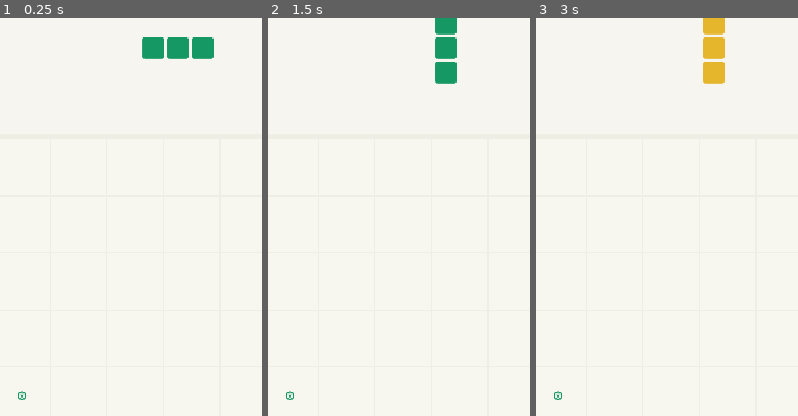
Above: before the commit, frames 1-3 (left to right).
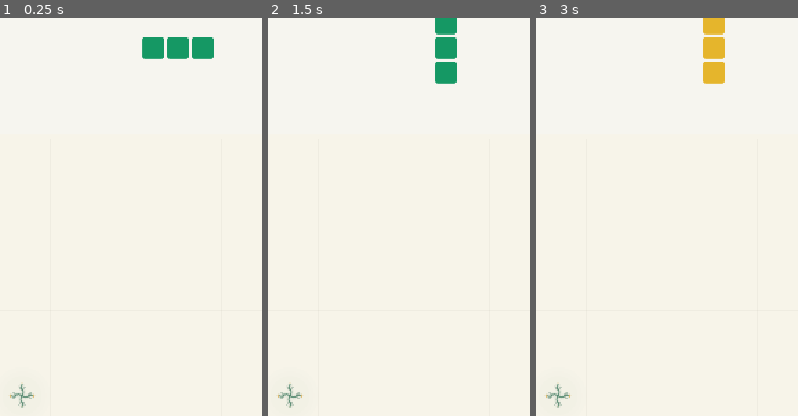
Above: after the commit, the same moments.

Repository: Shine-game/Tiles
Game: Godot game, scene res://main.tscn
Two runs of this game, one before a commit and one after it. Both use one fixed random seed, a clock stepped at 60 frames per second and the inputs below.
Inputs (mouse positions are % of the whole screen's width and height, from its top left):
- Up to frame 1 (0.25 s): no input
- Up to frame 2 (1.5 s): click "↻" at 0.5 s; click "Flip" at 1.25 s
- Up to frame 3 (3 s): click (62, 90) at 2.02 s; click (87, 90) at 2.77 s
The pictures show only the part of the screen within x 46-96%, y 2-52%; the shares and areas given below are measured in that part.

The runs differ from the first frame. In frame 1, 0.2% of the frame differs, in the area x 3-14%, y 91-98%; in frame 2, 0.2%; in frame 3, 0.2%.

Commit message:
Grow directional watercolor leaves and supported botanical blooms

Diff:
--- a/scripts/board_view.gd
+++ b/scripts/board_view.gd
@@ -3,6 +3,7 @@
 
 signal growth_finished
 const Palette = preload("res://scripts/palette.gd")
+const Brush = preload("res://scripts/botanical_brush.gd")
 const Growth = preload("res://scripts/growth.gd")
 var board: Array = []
 var pattern = Growth.new()
@@ -10,15 +11,18 @@
 var growing := false
 var field := Rect2()
 var pitch := 1.0
+var direction_by_edge: Dictionary = {}
+var leaf_texture: Texture2D = Brush.leaf()
 
 func _ready() -> void:
 	mouse_filter = Control.MOUSE_FILTER_IGNORE
 	resized.connect(queue_redraw)
 	set_process(false)
 
-func show_settled(grid: Array) -> void:
+func show_settled(grid: Array, preserve_direction: bool = false) -> void:
 	board = grid
 	pattern.build(grid, grid)
+	_adopt_directions(preserve_direction)
 	clock = 0
 	growing = false
 	set_process(false)
@@ -31,6 +35,7 @@
 func animate_growth(before: Array, after: Array) -> void:
 	board = after
 	pattern.build(before, after)
+	_adopt_directions(true)
 	clock = 0
 	growing = pattern.duration > 0
 	set_process(growing)
@@ -63,98 +68,182 @@
 	var t: float = clampf(progress, 0, 1)
 	return smoothstep(0, 1, t) + sin(t * PI) * 0.15
 
+func _adopt_directions(preserve: bool) -> void:
+	var retained: Dictionary = {}
+	for edge: Dictionary in pattern.edges:
+		var key: Vector4i = Growth.edge_key(edge.a, edge.b)
+		if preserve and edge.old and direction_by_edge.has(key) and direction_by_edge[key].color == edge.color:
+			edge.flow = direction_by_edge[key].flow
+		retained[key] = {"color": edge.color, "flow": edge.flow}
+	direction_by_edge = retained
+
 func _draw() -> void:
 	if board.is_empty():
 		return
 	update_geometry()
 	var frame := StyleBoxFlat.new()
-	frame.bg_color = Color("eeeee5")
+	frame.bg_color = Color("f7f4e9")
 	frame.set_corner_radius_all(10)
 	draw_style_box(frame, field)
-	# Occupancy stays logical: positioned squares give way to open floor.
-	for y in range(board.size()):
-		for x in range(board.size()):
-			var rect := Rect2(_point(Vector2(x, y)), Vector2.ONE * (pitch - 2))
-			draw_rect(rect, Color("f8f7ef"))
+	# Whisper-faint guides preserve placement legibility without enclosing the art.
+	for i in range(1, board.size()):
+		var ink := Color(0.5, 0.48, 0.39, 0.065)
+		draw_line(_point(Vector2(i, 0)), _point(Vector2(i, board.size())), ink, 0.6)
+		draw_line(_point(Vector2(0, i)), _point(Vector2(board.size(), i)), ink, 0.6)
+	for cell: Vector2i in pattern.arrivals:
+		var scale: float = pop((clock - float(pattern.arrivals[cell])) / Growth.CENTER_POP)
+		if scale > 0:
+			var center := _point(Vector2(cell) + Vector2(0.5, 0.5))
+			var pigment: Color = Palette.pigment(board[cell.y][cell.x])
+			for layer in range(3):
+				draw_circle(center, pitch * (0.34 + layer * 0.08), Color(pigment, 0.012 * scale), true, -1, true)
 	for edge: Dictionary in pattern.edges:
 		_draw_edge(edge)
 	for link: Dictionary in pattern.links:
 		_draw_link(link)
 	for cell: Vector2i in pattern.arrivals:
-		var scale: float = pop((clock - float(pattern.arrivals[cell])) / Growth.CENTER_POP)
-		if scale > 0:
-			var center := _point(Vector2(cell) + Vector2(0.5, 0.5))
-			var color: Color = Palette.tile(board[cell.y][cell.x])
-			draw_arc(center, pitch * 0.065 * scale, 0, TAU, 24, color, maxf(1, pitch * 0.024), true)
-			draw_circle(center, pitch * 0.023 * scale, color, true, -1, true)
+		_draw_holding_motif(cell)
 	for corner: Vector2i in pattern.flowers:
 		_draw_flower(corner, pattern.flowers[corner])
 
-func _vine(a: Vector2, b: Vector2, start: float, end: float, ink: Color, wave: float) -> void:
+func _port_tangent(cell: Vector2i, neighbor: Vector2i) -> Vector2:
+	var direction := Vector2(neighbor - cell)
+	var connected: Array = []
+	for offset: Vector2i in Growth.DIRECTIONS:
+		if Growth.value(board, cell + offset) == Growth.value(board, cell):
+			connected.append(Vector2(offset))
+	if connected.size() == 2 and is_zero_approx(connected[0].dot(connected[1])):
+		var other: Vector2 = connected[1] if connected[0] == direction else connected[0]
+		return (direction - other).normalized()
+	return direction
+
+func _curve(a: Vector2, b: Vector2, tangent_a: Vector2 = Vector2.ZERO, tangent_b: Vector2 = Vector2.ZERO) -> Dictionary:
+	var length: float = a.distance_to(b)
+	var direction: Vector2 = (b - a).normalized()
+	return {"a": a, "b": b, "ca": a + (direction if tangent_a == Vector2.ZERO else tangent_a) * length * 0.34, "cb": b + (-direction if tangent_b == Vector2.ZERO else tangent_b) * length * 0.34}
+
+func _curve_point(curve: Dictionary, t: float, wave: float = 0) -> Vector2:
+	var one: float = 1 - t
+	var base: Vector2 = one * one * one * curve.a + 3 * one * one * t * curve.ca + 3 * one * t * t * curve.cb + t * t * t * curve.b
+	var delta: Vector2 = curve.b - curve.a
+	var normal := Vector2(-delta.y, delta.x).normalized()
+	var curl: float = sin(t * TAU) * sin(t * PI) * pitch * 0.018
+	var ripple: float = sin(t * TAU + clock * 11) * sin(t * PI) * pitch * 0.025 * wave
+	return base + normal * (curl + ripple)
+
+func _curve_tangent(curve: Dictionary, t: float) -> Vector2:
+	return (_curve_point(curve, minf(1, t + 0.005)) - _curve_point(curve, maxf(0, t - 0.005))).normalized()
+
+func _vine(curve: Dictionary, start: float, end: float, ink: Color, wave: float) -> void:
 	if end <= start:
 		return
 	var points := PackedVector2Array()
-	var direction := b - a
-	var normal := Vector2(-direction.y, direction.x).normalized()
-	for i in range(17):
-		var t: float = lerpf(start, end, i / 16.0)
-		var displacement: float = sin(t * TAU + clock * 11) * sin(t * PI) * pitch * 0.035 * wave
-		points.append(a.lerp(b, t) + normal * displacement)
-	draw_polyline(points, ink, maxf(1.2, pitch * 0.035), true)
+	for i in range(21):
+		points.append(_curve_point(curve, lerpf(start, end, i / 20.0), wave))
+	draw_polyline(points, Color(ink, 0.07), maxf(2, pitch * 0.085), true)
+	draw_polyline(points, Color(ink, 0.27), maxf(1.2, pitch * 0.038), true)
+	draw_polyline(points, Color(ink, 0.88), maxf(0.65, pitch * 0.018), true)
+
+func _paint_leaf(root: Vector2, direction: Vector2, length: float, width: float, ink: Color, scale: float = 1) -> void:
+	if length * scale < 0.6 or width * scale < 0.4:
+		return
+	# The watercolor texture's veins run root-to-tip, not in screen coordinates.
+	draw_set_transform(root, direction.angle(), Vector2.ONE)
+	draw_texture_rect(leaf_texture, Rect2(0, -width * scale / 2, length * scale, width * scale), false, ink)
+	draw_set_transform(Vector2.ZERO, 0, Vector2.ONE)
 
 func _draw_edge(edge: Dictionary) -> void:
 	var a := _point(Vector2(edge.a) + Vector2(0.5, 0.5))
 	var b := _point(Vector2(edge.b) + Vector2(0.5, 0.5))
-	var ink: Color = Palette.tile(edge.color)
+	var curve: Dictionary = _curve(a, b, _port_tangent(edge.a, edge.b), _port_tangent(edge.b, edge.a))
+	var ink: Color = Palette.pigment(edge.color)
 	var left: float = 1 if edge.old else clampf((clock - edge.start_a) / Growth.STEP, 0, 1)
 	var right: float = 1 if edge.old else clampf((clock - edge.start_b) / Growth.STEP, 0, 1)
 	var wave: float = 0 if edge.old else 1 - smoothstep(edge.finish, edge.finish + Growth.RIPPLE, clock)
 	if left + right >= 1:
-		_vine(a, b, 0, 1, ink, wave)
+		_vine(curve, 0, 1, ink, wave)
 	else:
-		_vine(a, b, 0, left, ink, wave)
-		_vine(a, b, 1 - right, 1, ink, wave)
+		_vine(curve, 0, left, ink, wave)
+		_vine(curve, 1 - right, 1, ink, wave)
+	for sprout: Dictionary in Growth.leaf_sprouts(edge):
+		var scale: float = pop((clock - sprout.start) / Growth.LEAF_POP)
+		if scale <= 0:
+			continue
+		var tangent: Vector2 = _curve_tangent(curve, sprout.fraction) * sprout.direction
+		var normal: Vector2 = Vector2(-tangent.y, tangent.x) * float(sprout.side)
+		var direction: Vector2 = (tangent * 0.86 + normal * 0.75).normalized()
+		_paint_leaf(_curve_point(curve, sprout.fraction), direction, pitch * 0.28, pitch * 0.13, Color(ink.lightened(0.12), 0.85), scale)
 	if not edge.old:
 		var t: float = (clock - edge.finish) / Growth.STAR_POP
 		if t > 0 and t < 1:
-			_star(a.lerp(b, 0.5) + Vector2(0, -pitch * 0.09 * t), pitch * 0.07 * sin(PI * t), Color(Palette.accent(edge.color), 1 - t))
+			_star(_curve_point(curve, 0.5) + Vector2(0, -pitch * 0.09 * t), pitch * 0.065 * sin(PI * t), Color(Palette.blossom(edge.color), 1 - t))
+
+func _draw_holding_motif(cell: Vector2i) -> void:
+	var scale: float = minf(1, pop((clock - float(pattern.arrivals[cell])) / Growth.CENTER_POP))
+	if scale <= 0:
+		return
+	var center := _point(Vector2(cell) + Vector2(0.5, 0.5))
+	var ink: Color = Palette.pigment(board[cell.y][cell.x])
+	var accent: Color = Palette.blossom(board[cell.y][cell.x])
+	# Four delicate star-tipped shoots replace the old pin-joint circle.
+	for vector: Vector2i in Growth.DIRECTIONS:
+		var direction := Vector2(vector)
+		var normal := Vector2(-direction.y, direction.x)
+		var tip: Vector2 = center + direction * pitch * 0.205 * scale
+		var curve: Dictionary = _curve(center, tip, direction + normal * 0.3, -direction)
+		_vine(curve, 0, 1, Color(ink, 0.65), 0)
+		for side: float in [-1.0, 1.0]:
+			var root: Vector2 = center + direction * pitch * 0.09 * scale
+			_paint_leaf(root, (direction + normal * side * 0.75).normalized(), pitch * 0.105, pitch * 0.052, Color(ink, 0.72), scale)
+		_star(tip, pitch * 0.031 * scale, Color(accent, 0.9))
+	draw_circle(center, maxf(0.5, pitch * 0.014 * scale), Color(ink, 0.75), true, -1, true)
 
 func _draw_link(link: Dictionary) -> void:
 	var a := _point(Vector2(link.a))
 	var b := _point(Vector2(link.b))
+	var curve: Dictionary = _curve(a, b)
 	var t: float = 1 if link.old else clampf((clock - link.start) / Growth.LINK_GROW, 0, 1)
-	_vine(a, b, 0, t, Palette.tile(link.color), 0 if link.old else 1 - t)
+	_vine(curve, 0, t, Palette.pigment(link.color), 0 if link.old else 1 - t)
 	for fraction: float in [0.25, 0.5, 0.75]:
 		var scale: float = 1 if link.old else pop((clock - link.start - fraction * Growth.LINK_GROW) / Growth.STAR_POP)
 		if scale > 0:
-			_star(a.lerp(b, fraction), pitch * 0.055 * scale, Palette.accent(link.color))
+			_star(_curve_point(curve, fraction), pitch * 0.045 * scale, Palette.blossom(link.color))
 
 func _star(center: Vector2, radius: float, ink: Color) -> void:
-	# Subpixel polygons collapse to duplicate float coordinates during early pops.
 	if radius < 0.35 or ink.a <= 0.01:
 		return
 	var points := PackedVector2Array()
 	for i in range(8):
-		points.append(center + Vector2.from_angle(i * TAU / 8) * radius * (1.0 if i % 2 == 0 else 0.27))
+		points.append(center + Vector2.from_angle(i * TAU / 8) * radius * (1.0 if i % 2 == 0 else 0.23))
 	draw_colored_polygon(points, ink)
+	draw_polyline(PackedVector2Array([points[0], points[2], points[4], points[6], points[0]]), Color(ink, 0.18), 0.6, true)
 
 func _draw_flower(corner: Vector2i, flower: Dictionary) -> void:
-	var scale: float = pop((clock - flower.start) / Growth.FLOWER_POP)
-	if scale <= 0:
-		return
-	# Even the pop overshoot remains within radius 1/3 cell, inside its quarters.
-	var radius: float = pitch * Growth.FLOWER_RADIUS * minf(1, scale)
-	if radius < 0.5:
+	var progress: float = clampf((clock - flower.start) / Growth.FLOWER_POP, 0, 1)
+	if progress <= 0:
 		return
 	var center := _point(Vector2(corner))
-	var ink: Color = Palette.accent(flower.color)
+	var stem: Color = Palette.pigment(flower.color)
+	var ink: Color = Palette.blossom(flower.color)
+	var support_scale: float = minf(1, pop(progress / 0.60))
+	var base: Vector2 = center + Vector2(0, pitch * 0.455)
+	var curve: Dictionary = _curve(base, center, Vector2(-0.18, -1).normalized(), Vector2(0, 1))
+	_vine(curve, 0, support_scale, stem, 0)
+	# Red-marked reference: leaf stems rise from underneath and cradle the bloom.
+	for side: float in [-1.0, 1.0]:
+		_paint_leaf(base + Vector2(0, -pitch * 0.025), Vector2(side * 0.72, -0.88).normalized(), pitch * 0.31, pitch * 0.12, Color(stem, 0.88), support_scale)
+		_paint_leaf(base + Vector2(0, -pitch * 0.10), Vector2(side * 0.55, -1).normalized(), pitch * 0.19, pitch * 0.08, Color(stem.lightened(0.15), 0.76), support_scale)
+	var scale: float = minf(1, pop((progress - 0.12) / 0.88))
+	var radius: float = pitch * Growth.FLOWER_RADIUS * scale
+	if radius < 0.6:
+		return
+	for layer in range(3):
+		draw_circle(center, radius * (0.72 + layer * 0.12), Color(ink, 0.025), true, -1, true)
 	for petal in range(8):
-		var angle: float = petal * TAU / 8
-		var outward := Vector2.from_angle(angle)
-		var sideways := Vector2(-outward.y, outward.x)
-		var points := PackedVector2Array()
-		for i in range(20):
-			var t: float = i * TAU / 20
-			points.append(center + outward * radius * (0.58 + cos(t) * 0.42) + sideways * sin(t) * radius * 0.20)
-		draw_colored_polygon(points, ink)
-	draw_circle(center, radius * 0.21, Palette.tile(flower.color), true, -1, true)
+		var direction := Vector2.from_angle(petal * TAU / 8)
+		_paint_leaf(center + direction * radius * 0.04, direction, radius * 0.96, radius * 0.55, Color(ink, 0.96))
+		_paint_leaf(center + direction * radius * 0.03, direction, radius * 0.72, radius * 0.25, Color(ink.lightened(0.25), 0.62))
+	draw_circle(center, radius * 0.11, Color("f7f0d5"), true, -1, true)
+	for i in range(8):
+		var offset := Vector2.from_angle(i * TAU / 8) * radius * 0.14
+		draw_circle(center + offset, maxf(0.35, radius * 0.022), Color(stem, 0.62), true, -1, true)
--- /dev/null
+++ b/scripts/botanical_brush.gd
@@ -0,0 +1,33 @@
+class_name BotanicalBrush
+extends RefCounted
+
+# A tintable watercolor leaf, generated once. Root is at x=0, tip at x=1;
+# its baked veins point toward the tip, so rotating it preserves directionality.
+static var cached_leaf: Texture2D
+
+static func leaf() -> Texture2D:
+	if cached_leaf != null:
+		return cached_leaf
+	var image := Image.create(160, 80, false, Image.FORMAT_RGBA8)
+	for y in range(80):
+		for x in range(160):
+			var u: float = (x + 0.5) / 160.0
+			var v: float = (y + 0.5) / 80.0 - 0.5
+			var bend: float = sin(u * PI) * 0.035
+			var half_width: float = pow(sin(u * PI), 0.85) * 0.43 * (0.87 + 0.13 * u)
+			var distance: float = absf(v - bend) / maxf(0.001, half_width)
+			if distance >= 1:
+				continue
+			var grain: float = fposmod(sin(x * 127.1 + y * 311.7) * 43758.5453, 1)
+			var wash: float = 0.68 + sin(u * 19 + v * 11) * 0.09 + grain * 0.18
+			var boundary: float = 1 - smoothstep(0.88, 1, distance)
+			var vein: float = 1 - smoothstep(0.005, 0.018, absf(v - bend))
+			for anchor: float in [0.2, 0.38, 0.56, 0.72]:
+				if u > anchor and u < anchor + 0.22:
+					var rib: float = (u - anchor) * 1.45
+					vein = maxf(vein, (1 - smoothstep(0.002, 0.012, absf(absf(v - bend) - rib))) * 0.55)
+			var pigment: float = 0.88 + grain * 0.10 - vein * 0.22 - pow(distance, 9) * 0.12
+			var alpha: float = boundary * wash * (0.64 + vein * 0.18)
+			image.set_pixel(x, y, Color(pigment, pigment, pigment, alpha))
+	cached_leaf = ImageTexture.create_from_image(image)
+	return cached_leaf
--- a/scripts/growth.gd
+++ b/scripts/growth.gd
@@ -3,8 +3,9 @@
 
 # A deterministic event schedule in board coordinates. Rendering never changes it.
 const STEP := 0.14
-const CENTER_POP := 0.18
-const FLOWER_POP := 0.26
+const CENTER_POP := 0.30
+const LEAF_POP := 0.22
+const FLOWER_POP := 0.36
 const LINK_GROW := 0.18
 const STAR_POP := 0.24
 const RIPPLE := 0.18
@@ -26,6 +27,17 @@
 	if a.y > b.y or (a.y == b.y and a.x > b.x):
 		return Vector4i(b.x, b.y, a.x, a.y)
 	return Vector4i(a.x, a.y, b.x, b.y)
+
+static func leaf_sprouts(edge: Dictionary) -> Array:
+	var result: Array = []
+	var directions: Array = [1, -1] if int(edge.flow) == 0 else [int(edge.flow)]
+	for direction: int in directions:
+		var fractions: Array = [0.18, 0.38] if int(edge.flow) == 0 else [0.24, 0.51, 0.78]
+		for i in range(fractions.size()):
+			var fraction: float = fractions[i]
+			var start: float = -100 if edge.old else float(edge.start_a if direction == 1 else edge.start_b) + fraction * STEP
+			result.append({"fraction": fraction if direction == 1 else 1 - fraction, "direction": direction, "side": 1 if i % 2 == 0 else -1, "start": start})
+	return result
 
 static func is_flower(grid: Array, corner: Vector2i, color: int) -> bool:
 	for offset: Vector2i in [Vector2i(-1, -1), Vector2i(0, -1), Vector2i(-1, 0), Vector2i.ZERO]:
@@ -99,11 +111,13 @@
 			var a: float = maxf(0, arrivals[cell])
 			var b: float = maxf(0, arrivals[other])
 			var finish: float = minf(a, b) + STEP if absf(a - b) >= STEP else (a + b + STEP) / 2.0
-			var edge := {"a": cell, "b": other, "color": value(board, cell), "start_a": a, "start_b": b, "finish": 0.0 if old else finish, "old": old}
+			var edge := {"a": cell, "b": other, "color": value(board, cell), "start_a": a, "start_b": b, "finish": 0.0 if old else finish, "old": old, "flow": 0 if is_equal_approx(a, b) else (1 if a < b else -1)}
 			edges.append(edge)
 			lookup[edge_key(cell, other)] = edge
 			if not old:
-				duration = maxf(duration, finish + maxf(RIPPLE, STAR_POP))
+				duration = maxf(duration, finish + maxf(maxf(RIPPLE, STAR_POP), LEAF_POP))
+				for sprout: Dictionary in leaf_sprouts(edge):
+					duration = maxf(duration, sprout.start + LEAF_POP)
 	for y in range(1, board.size()):
 		for x in range(1, board.size()):
 			var corner := Vector2i(x, y)
--- a/scripts/main.gd
+++ b/scripts/main.gd
@@ -179,7 +179,6 @@
 		indicator.panel.add_theme_stylebox_override("panel", _style(Color("e2edda") if lit else Color("e5e4dc")))
 
 func _preview() -> void:
-	board_view.queue_redraw()
 	floating_piece.cells = cells if has_hover and not game.over else []
 	floating_piece.color = game.current_color
 	var physical := false
@@ -291,7 +290,7 @@
 
 func _undo() -> void:
 	if game.undo():
-		board_view.show_settled(game.board)
+		board_view.show_settled(game.board, true)
 		cells = game.restored_cells
 		_clear_selection()
 		_refresh()
--- a/scripts/palette.gd
+++ b/scripts/palette.gd
@@ -12,3 +12,10 @@
 
 static func accent(color: int) -> Color:
 	return CORAL if color == 1 else BLUE
+
+# The logical colors stay distinct in the controls; the artwork uses softer pigments.
+static func pigment(color: int) -> Color:
+	return Color("5a8c73") if color == 1 else Color("c29a53")
+
+static func blossom(color: int) -> Color:
+	return Color("e3bd73") if color == 1 else Color("8bad93")
--- a/tests/test_growth.gd
+++ b/tests/test_growth.gd
@@ -121,6 +121,36 @@
 	view.show_settled(before)
 	view.advance_growth(100)
 	check(not view.growing and view.pattern.board == before, "undo cancels all pending growth")
+	# Leaf tips must follow growth even when it travels left/up, and old vines
+	# must retain that direction when another piece is added or Back is used.
+	before = Rules.empty_board(9)
+	before[2][4] = Rules.BLUE
+	after = before.duplicate(true)
+	after[2][3] = Rules.BLUE
+	after[2][2] = Rules.BLUE
+	growth.build(before, after)
+	for edge: Dictionary in growth.edges:
+		check(edge.flow == -1, "reverse growth points leaves toward the newly reached cells")
+		for sprout: Dictionary in Growth.leaf_sprouts(edge):
+			check(sprout.direction == -1, "every leaf on reverse growth keeps the same forward direction")
+			check(growth.duration >= sprout.start + Growth.LEAF_POP, "Place gate includes every unfolding leaf")
+	view.animate_growth(before, after)
+	var original_key: Vector4i = Growth.edge_key(Vector2i(3, 2), Vector2i(4, 2))
+	var extended: Array = after.duplicate(true)
+	extended[2][1] = Rules.BLUE
+	view.animate_growth(after, extended)
+	check(view.direction_by_edge[original_key].flow == -1, "later placements preserve established leaf direction")
+	view.show_settled(after, true)
+	check(view.direction_by_edge[original_key].flow == -1, "Back preserves direction on surviving vines")
+	view.show_settled(Rules.create_board())
+	check(view.direction_by_edge.is_empty(), "new game clears old growth directions")
+	before = Rules.empty_board(9)
+	after = before.duplicate(true)
+	after[1][1] = Rules.BLUE
+	after[1][2] = Rules.BLUE
+	growth.build(before, after)
+	var opposed: Array = Growth.leaf_sprouts(growth.edges[0])
+	check(opposed.any(func(sprout: Dictionary): return sprout.direction == 1) and opposed.any(func(sprout: Dictionary): return sprout.direction == -1), "meeting fronts sprout leaves forward from both ends")
 	view.free()
 	print("Growth: %d checks, %d failures" % [checks, failures])
 	quit(1 if failures else 0)
Not shown, added: scripts/botanical_brush.gd.uid
